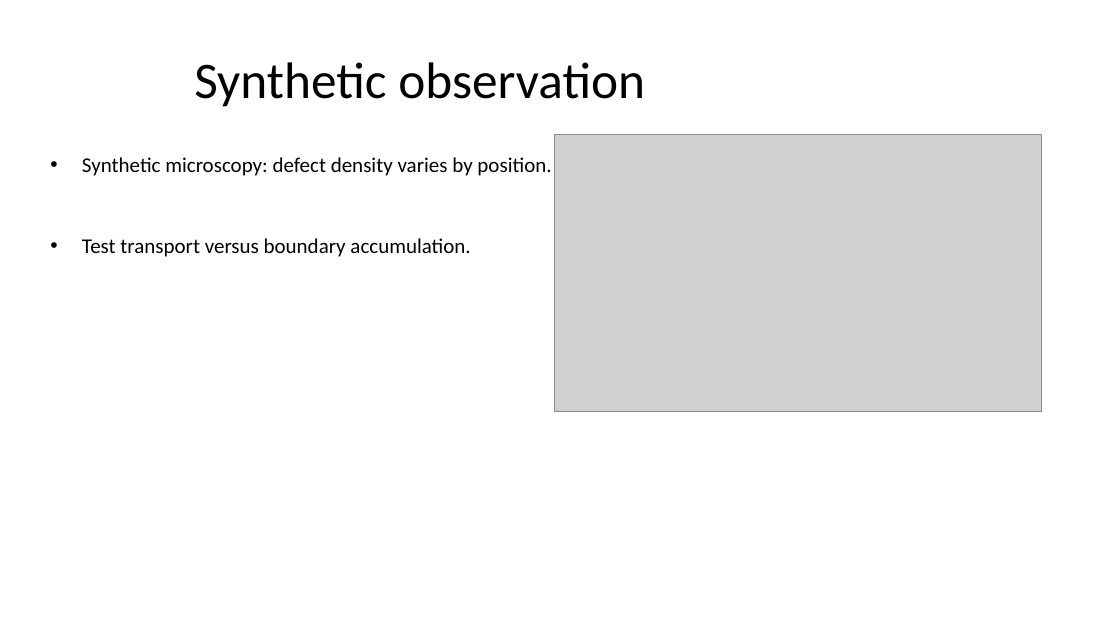
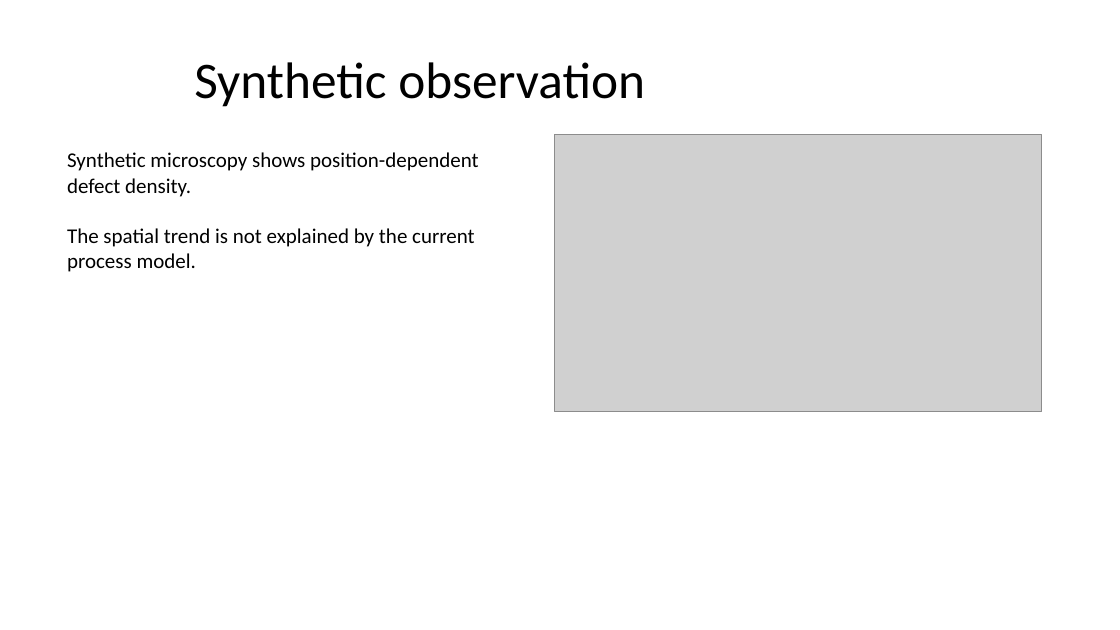
Before and after one commit to Gary0915/AI-Research-SKILLs, a slide deck: slide 3 of thesis-deck-system/artifacts/phase1/master_revised_build.pptx. Drawn at 1120x630 pixels with LibreOffice and Linux fonts; fonts in the diff are those of the drawing; grey boxes stand for pictures. Boxes give left, top, right and bottom in pixels: in the first picture for what was removed or moved away, otherwise in the second. Text is boxed around its words. In the diff, an @@ line names an element or a change of style, - is before the commit and + after.

```diff
--- a/thesis-deck-system/artifacts/phase1/master_revised_build.pptx
+++ b/thesis-deck-system/artifacts/phase1/master_revised_build.pptx
@@ text added at [67, 152, 479, 272], 18 pt, text #000000 @@
+Synthetic microscopy shows position-dependent defect density.
+The spatial trend is not explained by the current process model.
@@ text removed at [82, 157, 551, 257] @@
-• Synthetic microscopy: defect density varies by position.
-• Test transport versus boundary accumulation.
```
Also in this commit, not shown: 1 other slide changed, 47 other files.
